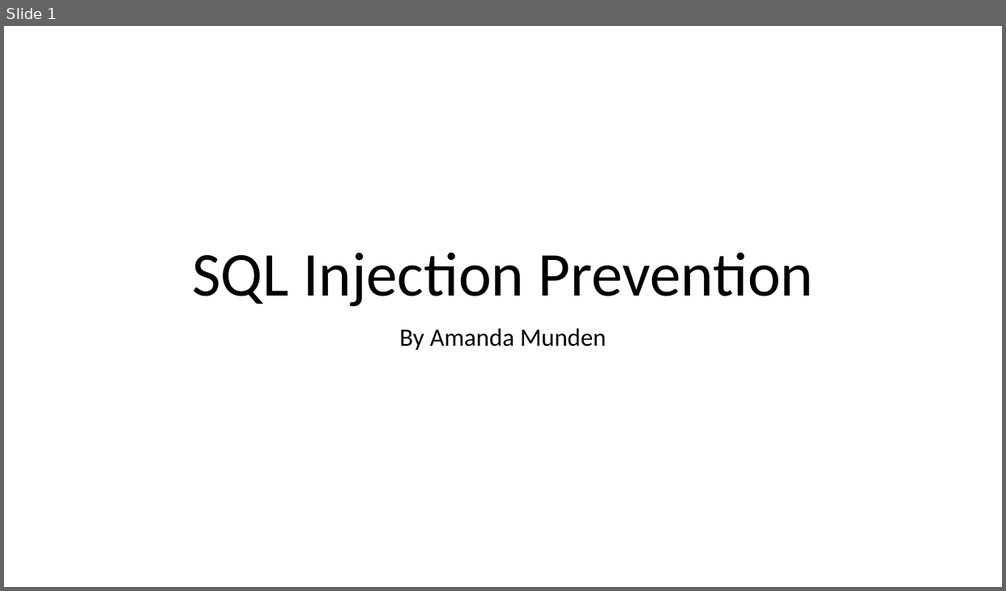
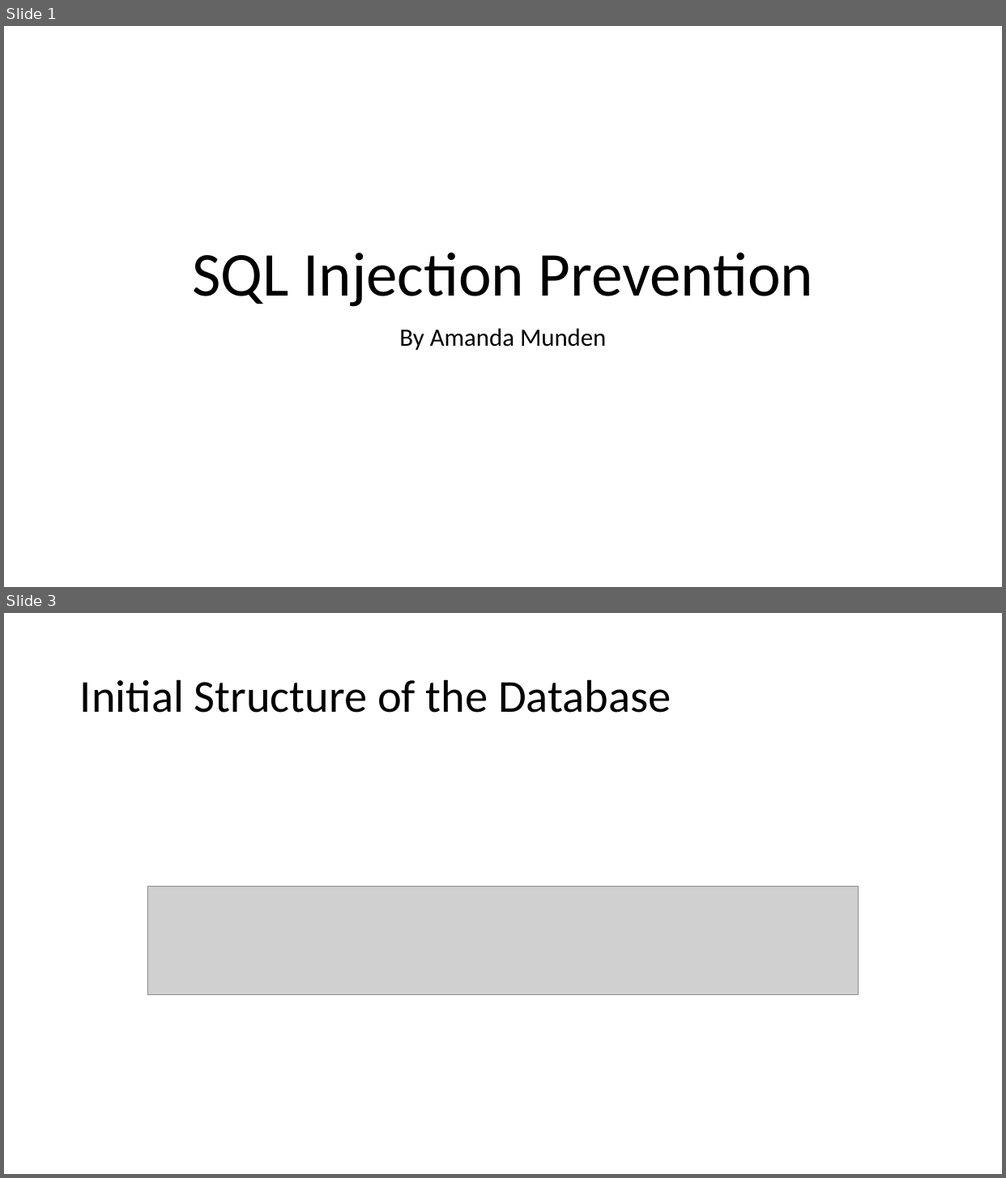
Before and after one commit to amunden04/cpsc4660Project, a slide deck: SQL Injection Prevention.pptx. Shown one above the other, each under a label of ours: slide 1 before the commit, slides 1 and 3 after it; the slides between them are not shown. The pictures are 1006x591 and 1006x1178 pixels, drawn with LibreOffice and Linux fonts; fonts in the diff are those of the drawing; grey boxes stand for pictures. Boxes give left, top, right and bottom in pixels: in the first picture for what was removed or moved away, otherwise in the second. Text is boxed around its words. In the diff, an @@ line names an element or a change of style, - is before the commit and + after.

```diff
--- a/SQL Injection Prevention.pptx
+++ b/SQL Injection Prevention.pptx
@@ slide 3 added at (4,613,1002,1174), background #FFFFFF @@
@@ title added at (80,679,671,713), 44 pt, text #000000 @@
+Initial Structure of the Database
@@ picture added at (147,886,859,995) @@
```
Also in this commit, not shown: 5 other slides added, 1 other file.
